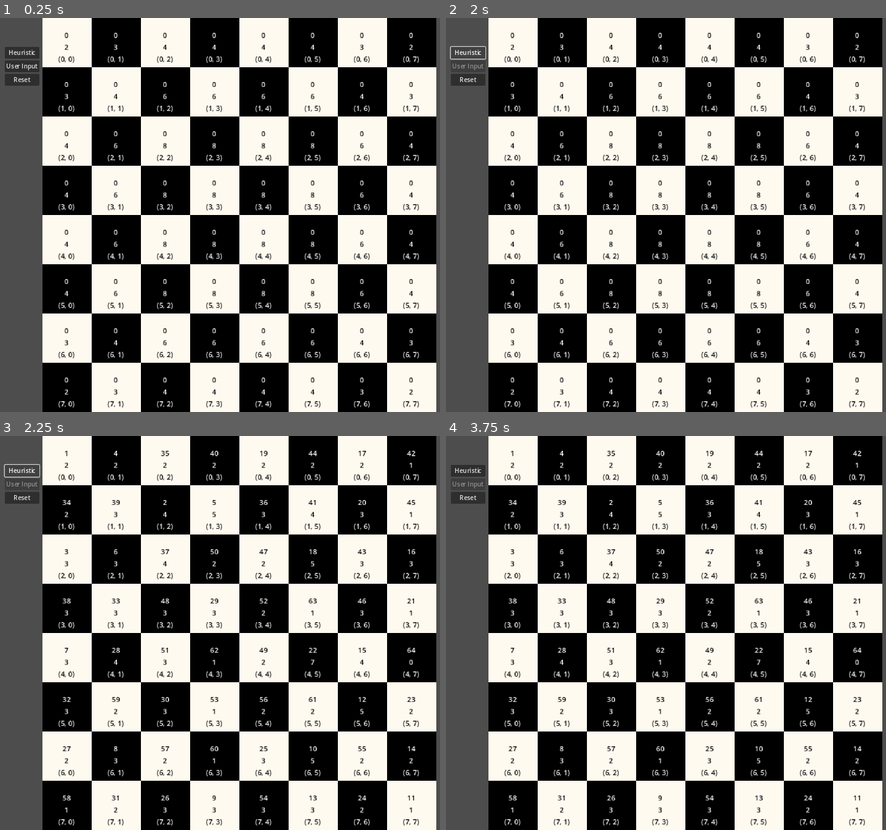
Above: before the commit, frames 1-4 (two rows, left to right).
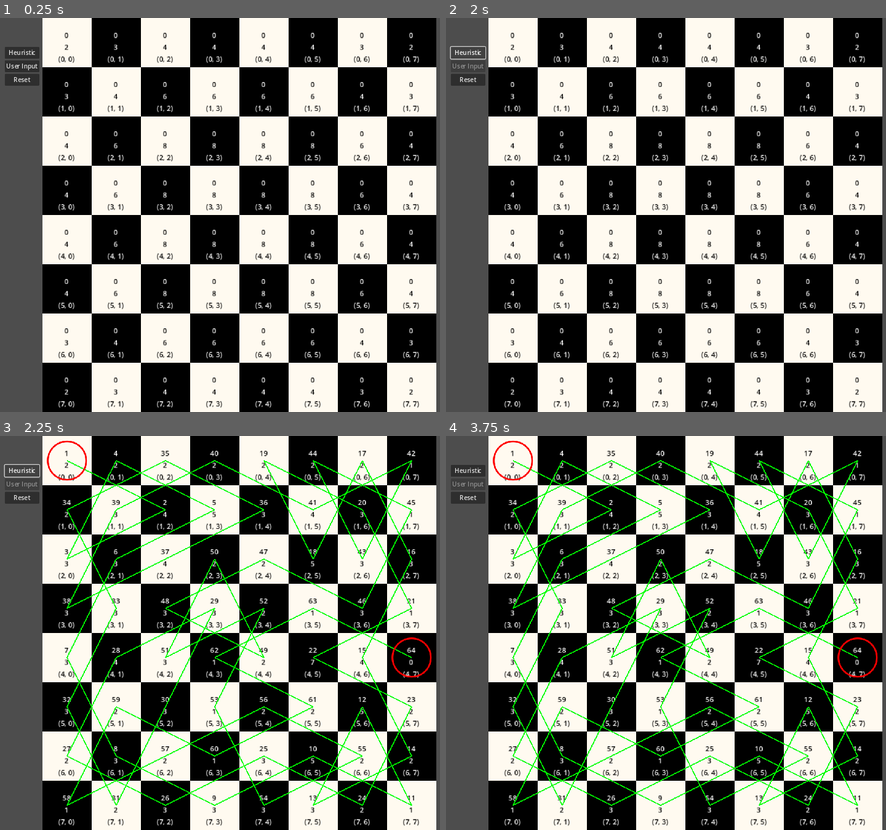
Above: after the commit, the same moments.

Repository: cgorrill-breck/KnightsApp
Game: Godot game, scene res://application.tscn
The game is run twice, just before and just after one commit, with the same random seed, the same clock (stepped at 60 frames per second) and the same inputs.
Inputs (mouse positions are in pixels of both pictures, inside the frame that each line leads up to):
- Up to frame 1 (0.25 s): no input
- Up to frame 2 (2 s): click "Reset" at 0.5 s; click "Heuristic" at 1.25 s
- Up to frame 3 (2.25 s): click "Heuristic" at 2 s
- Up to frame 4 (3.75 s): click "Heuristic" at 2.75 s; tap Enter at 3.5 s; move the mouse to (793, 613) at 3.52 s; click (793, 613) at 3.6 s

Frames 1-2 are identical in both runs. In frame 3, 4.3% of the frame differs, in the area x 10-99%, y 1-94%; in frame 4, 4.3%.

Commit message:
Tour Path Drawing
Updated the Ui so that the tour path is drawn on a child node of the board.

Diff:
--- a/BoardModel.gd
+++ b/BoardModel.gd
@@ -54,10 +54,12 @@
 			moves.append(check_pos)
 	return moves
 
-func run_heuristic_tour(pos : Vector2i) -> bool:
+func run_heuristic_tour(pos : Vector2i, tile_size) -> bool:
 	var knightPosition = pos
 
 	var first_square : SquareModel = board_data[knightPosition.y][knightPosition.x]
+	print(str(pos) + ", " + str(first_square.get_grid_position()))
+	tour_path.append(Vector2i(knightPosition.y * tile_size, knightPosition.x * tile_size))
 	first_square.set_move_number(move_counter)
 	first_square.set_visited(true)
 	update_access_for_available_moves(get_available_moves(knightPosition))
@@ -73,9 +75,12 @@
 		knightPosition = move
 		board_data[move.y][move.x].set_move_number(move_counter)
 		board_data[move.y][move.x].set_visited(true)
+		tour_path.append(Vector2i(move.y * tile_size, move.x * tile_size))# added (col == x, row == y)
+
 		update_access_for_available_moves(moves)
 		move_counter += 1
 	tour_complete = move_counter == 65
+
 	return move_counter == 65
 
 
--- a/application.gd
+++ b/application.gd
@@ -40,3 +40,6 @@
 	board.board_model_resource.print_board()
 	board.board_model_resource.move_counter = 1
 	board.board_model_resource.tour_complete = false
+	board.board_model_resource.tour_path.clear()
+	board.drawing.queue_redraw()
+	board.drawing.path_counter = 0
--- a/board.gd
+++ b/board.gd
@@ -11,20 +11,13 @@
 var active_square: Square
 var heuristic_state = false
 var user_input_state = false
+@onready var drawing: Node2D = $Drawing
 
 ## Called when the node enters the scene tree
 func _ready() -> void:
 	fill_grid(NUM_ROWS, NUM_COLS)
 	connect_square_signals()
 	board_model_resource.fill_board(square_grid)
-
-## process for Heuristic Tour
-#func _process(delta: float) -> void:
-	#if Input.is_action_just_pressed("left_mouse_button") and !board_model_resource.tour_complete:
-		#var mouse_vector : Vector2i = get_local_mouse_position()
-		#var square_selected = Vector2i(int(mouse_vector.y / TILE_SIZE), int(mouse_vector.x / TILE_SIZE))
-		#print("Clicked on: " + str(square_selected))
-		#handle_heuristic_tour(square_selected)
 
 ## Handle user input
 func _process(delta: float) -> void:
@@ -37,16 +30,17 @@
 			if square_in_previous(active_square):
 				handle_square_click()
 				update_access_values()
+
 		else:
-			print("pressed user input")
 			handle_square_click()
 			update_access_values()
+
 	if heuristic_state:
 		if Input.is_action_just_pressed("left_mouse_button") and !board_model_resource.tour_complete:
 			var mouse_vector : Vector2i = get_local_mouse_position()
 			var square_selected = Vector2i(int(mouse_vector.y / TILE_SIZE), int(mouse_vector.x / TILE_SIZE))
-			print("tried to start tour")
 			handle_heuristic_tour(square_selected)
+
 
 func square_in_previous(square: Square):
 	var pos : Vector2i = square.get_square_model().get_grid_position()
@@ -116,10 +110,12 @@
 	active_square.update_move_label()
 	active_square.set_visited(true)
 	active_square.update_square()
+	drawing.queue_redraw()
 
 func handle_heuristic_tour(pos : Vector2i):
-	board_model_resource.run_heuristic_tour(pos)
+	board_model_resource.run_heuristic_tour(pos, TILE_SIZE)
 	update_all_squares()
+	drawing.queue_redraw()
 
 func update_all_squares():
 	for i in range(board_model_resource.board_data.size()):
--- a/board.tscn
+++ b/board.tscn
@@ -1,10 +1,15 @@
-[gd_scene load_steps=4 format=3 uid="uid://kyawuc8xcho5"]
+[gd_scene load_steps=5 format=3 uid="uid://kyawuc8xcho5"]
 
 [ext_resource type="Script" path="res://board.gd" id="1_5gwbg"]
 [ext_resource type="PackedScene" uid="uid://jf14qovvibs2" path="res://square.tscn" id="2_atqy0"]
 [ext_resource type="Resource" uid="uid://dbij8haqrq5n8" path="res://board_model_resource.tres" id="3_pk8ca"]
+[ext_resource type="Script" path="res://drawing.gd" id="4_dfqp7"]
 
 [node name="Board" type="Node2D"]
 script = ExtResource("1_5gwbg")
 square = ExtResource("2_atqy0")
 board_model_resource = ExtResource("3_pk8ca")
+
+[node name="Drawing" type="Node2D" parent="."]
+z_index = 99
+script = ExtResource("4_dfqp7")
--- /dev/null
+++ b/drawing.gd
@@ -0,0 +1,27 @@
+extends Node2D
+@onready var board: Board = $".."
+@onready var board_model = board.board_model_resource
+var path_counter = 0
+
+func _draw() -> void:
+	draw_path()
+
+func draw_path():
+	var path : Array = board_model.tour_path
+	#print(str(board.board_model_resource.tour_path))
+	if path.is_empty():
+		return
+
+	# Get the first position
+	var prev_pos = path[0] + Vector2i(board.TILE_SIZE / 2, board.TILE_SIZE / 2)
+
+	# Draw path lines
+	for i in range(1, path.size()):
+		var next_pos = path[i] + Vector2i(board.TILE_SIZE / 2, board.TILE_SIZE / 2)
+
+		draw_line(prev_pos, next_pos, Color.GREEN, 3.0)
+		prev_pos = next_pos
+
+	# Draw start position marker
+	draw_circle(path[0] + Vector2i(board.TILE_SIZE / 2, board.TILE_SIZE / 2), 50, Color.RED, false, 3.0, true)
+	draw_circle(path[-1] + Vector2i(board.TILE_SIZE / 2, board.TILE_SIZE / 2), 50, Color.RED, false, 3.0, true)
--- a/project.godot
+++ b/project.godot
@@ -19,6 +19,7 @@
 
 window/size/viewport_width=1280
 window/size/viewport_height=1024
+window/size/mode=2
 window/size/window_width_override=1024
 window/size/window_height_override=1024
 window/stretch/mode="canvas_items"
--- a/square.gd
+++ b/square.gd
@@ -133,11 +133,9 @@
 
 func _on_access_value_updated(square_model : SquareModel):
 	access_value = square_model.get_access_value()
-	print("access updated")
 
 func _on_move_number_updated(square_model : SquareModel):
 	move_number_label.text = str(square_model.get_move_number())
 
 func _on_visited_updated(square_model : SquareModel):
 	visited = model_resource.get_visited()
-	print("visited updated ")
